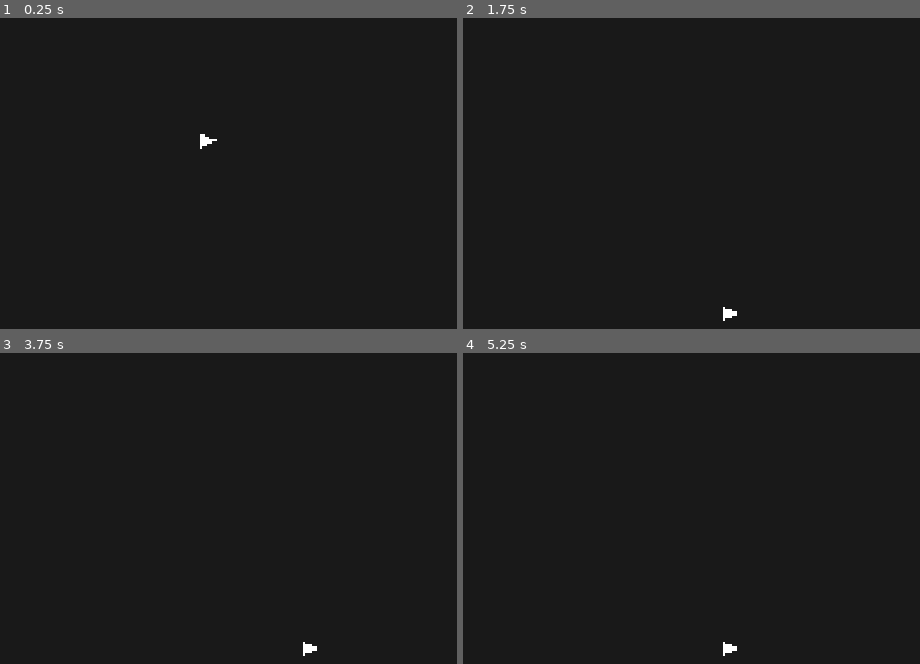
Above: before the commit, frames 1-4 (two rows, left to right).
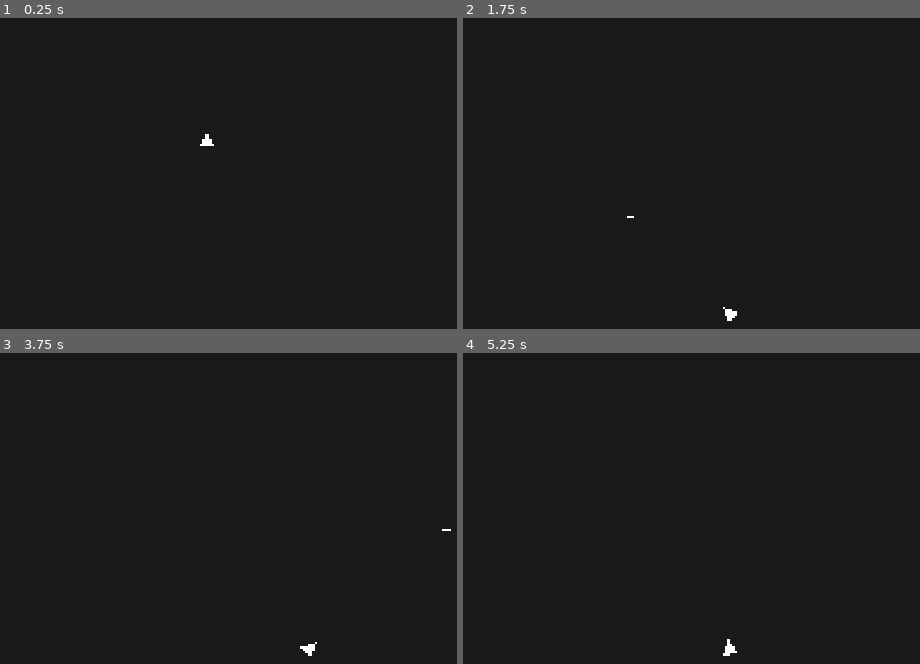
Above: after the commit, the same moments.

Repository: AlonKellner-RedHat/ricochet-game-v2
Game: Godot game, scene res://scenes/main.tscn
The game is run twice, just before and just after one commit, with the same random seed, the same clock (stepped at 60 frames per second) and the same inputs.
Inputs (mouse positions are in pixels of both pictures, inside the frame that each line leads up to):
- Up to frame 1 (0.25 s): no input
- Up to frame 2 (1.75 s): tap Enter at 0.5 s; move the mouse to (846, 105) at 0.52 s; hold D (move_right) 0.53-1.25 s; hold Shift 0.53-1.25 s; click (846, 105) at 0.67 s; drag from (508, 148) to (632, 217) at 1.27 s
- Up to frame 3 (3.75 s): tap Space at 2 s; move the mouse to (287, 362) at 2.02 s; hold D (move_right) 2.03-2.75 s; tap Ctrl at 2.1 s; click (287, 362) at 2.17 s; drag from (169, 552) to (outside the picture) at 2.77 s; tap Enter at 3.5 s; move the mouse to (447, 530) at 3.52 s; hold A (move_left) from 3.53 s (still down); tap Alt at 3.6 s; click (447, 530) at 3.67 s
- Up to frame 4 (5.25 s): release A (move_left) at 4.25 s; drag from (outside the picture) to (outside the picture) at 4.27 s; tap Space at 5 s; move the mouse to (709, 461) at 5.02 s; hold S (move_down) from 5.03 s (still down); hold Shift from 5.03 s (still down); click (709, 461) at 5.17 s

The runs differ from the first frame. In frame 1, less than 0.1% of the frame differs, in the area x 43-48%, y 37-43%; in frame 2, less than 0.1%; in frame 3, less than 0.1%, in the area x 65-99%, y 56-98%; in frame 4, less than 0.1%.

Commit message:
Stage 3: Cursor tracking and player rotation
- Crosshair follows mouse via get_global_mouse_position()
- Player triangle rotates to point toward cursor
- Cursor rendered as white crosshair lines via _draw()
- 5 new tests (cursor exists, position updates, rotation right/up/left)

Co-Authored-By: Claude Opus 4.6 <noreply@anthropic.com>

Diff:
--- a/scenes/main.tscn
+++ b/scenes/main.tscn
@@ -1,7 +1,8 @@
-[gd_scene load_steps=4 format=3 uid="uid://bru25try0j4yd"]
+[gd_scene load_steps=5 format=3 uid="uid://bru25try0j4yd"]
 
 [ext_resource type="PackedScene" path="res://scenes/player.tscn" id="1"]
 [ext_resource type="Script" path="res://scripts/game/level_settings.gd" id="2"]
+[ext_resource type="Script" path="res://scripts/game/cursor.gd" id="3"]
 
 [sub_resource type="SegmentShape2D" id="floor_shape"]
 a = Vector2(0, 0)
@@ -24,3 +25,6 @@
 
 [node name="Player" parent="." instance=ExtResource("1")]
 position = Vector2(960, 540)
+
+[node name="Cursor" type="Node2D" parent="."]
+script = ExtResource("3")
--- /dev/null
+++ b/scripts/game/cursor.gd
@@ -0,0 +1,13 @@
+extends Node2D
+
+const CROSSHAIR_SIZE := 10.0
+const CROSSHAIR_COLOR := Color.WHITE
+const CROSSHAIR_WIDTH := 1.5
+
+func _process(_delta: float) -> void:
+	global_position = get_global_mouse_position()
+	queue_redraw()
+
+func _draw() -> void:
+	draw_line(Vector2(-CROSSHAIR_SIZE, 0), Vector2(CROSSHAIR_SIZE, 0), CROSSHAIR_COLOR, CROSSHAIR_WIDTH)
+	draw_line(Vector2(0, -CROSSHAIR_SIZE), Vector2(0, CROSSHAIR_SIZE), CROSSHAIR_COLOR, CROSSHAIR_WIDTH)
--- a/scripts/game/player.gd
+++ b/scripts/game/player.gd
@@ -12,6 +12,12 @@
 
 func has_level_gravity() -> bool:
 	return get_level_gravity().length_squared() > 0.0
+
+func _process(_delta: float) -> void:
+	var cursor := get_node_or_null("../Cursor")
+	if cursor:
+		var visual := $Visual as Node2D
+		visual.rotation = (cursor.global_position - global_position).angle()
 
 func _physics_process(delta: float) -> void:
 	var gravity_vec := get_level_gravity()
--- /dev/null
+++ b/tests/test_stage3_cursor.gd
@@ -0,0 +1,39 @@
+extends GutTest
+
+var _player: CharacterBody2D
+var _cursor: Node2D
+var _main_scene: Node
+
+func before_each() -> void:
+	_main_scene = load("res://scenes/main.tscn").instantiate()
+	_main_scene.gravity = Vector2.ZERO
+	add_child_autofree(_main_scene)
+	_player = _main_scene.get_node("Player")
+	_cursor = _main_scene.get_node("Cursor")
+
+func test_stage3_cursor_uses_world_space() -> void:
+	assert_not_null(_cursor, "Cursor node should exist in scene")
+	assert_true(_cursor.has_method("_process"), "Cursor should have _process for tracking")
+
+func test_stage3_cursor_updates_position() -> void:
+	var pos_before := _cursor.global_position
+	_cursor.global_position = Vector2(500, 300)
+	assert_ne(_cursor.global_position, pos_before, "Cursor position should be changeable")
+
+func test_stage3_player_triangle_faces_cursor() -> void:
+	var visual := _player.get_node("Visual") as Node2D
+	_cursor.global_position = Vector2(_player.global_position.x + 100, _player.global_position.y)
+	_player._process(0.016)
+	assert_almost_eq(visual.rotation, 0.0, 0.01, "Triangle should point right when cursor is to the right")
+
+func test_stage3_player_triangle_faces_cursor_above() -> void:
+	var visual := _player.get_node("Visual") as Node2D
+	_cursor.global_position = Vector2(_player.global_position.x, _player.global_position.y - 100)
+	_player._process(0.016)
+	assert_almost_eq(visual.rotation, -PI / 2.0, 0.01, "Triangle should point up when cursor is above")
+
+func test_stage3_player_triangle_faces_cursor_left() -> void:
+	var visual := _player.get_node("Visual") as Node2D
+	_cursor.global_position = Vector2(_player.global_position.x - 100, _player.global_position.y)
+	_player._process(0.016)
+	assert_almost_eq(absf(visual.rotation), PI, 0.01, "Triangle should point left when cursor is to the left")
Not shown, added: scripts/game/cursor.gd.uid
Not shown, added: tests/test_stage3_cursor.gd.uid
